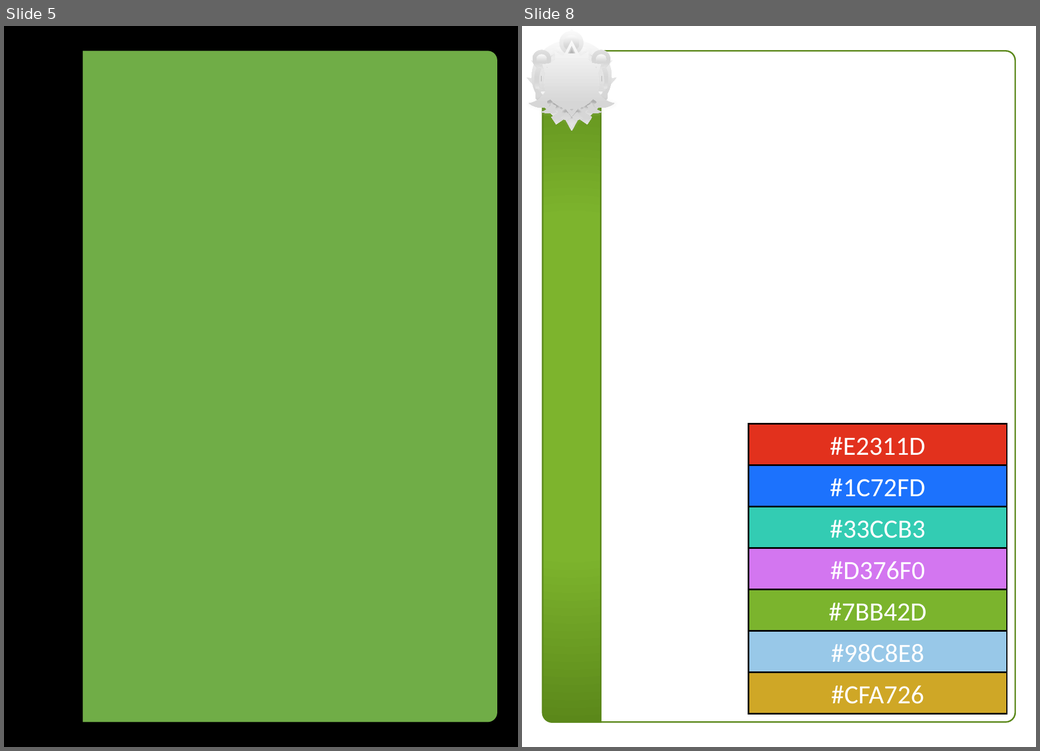
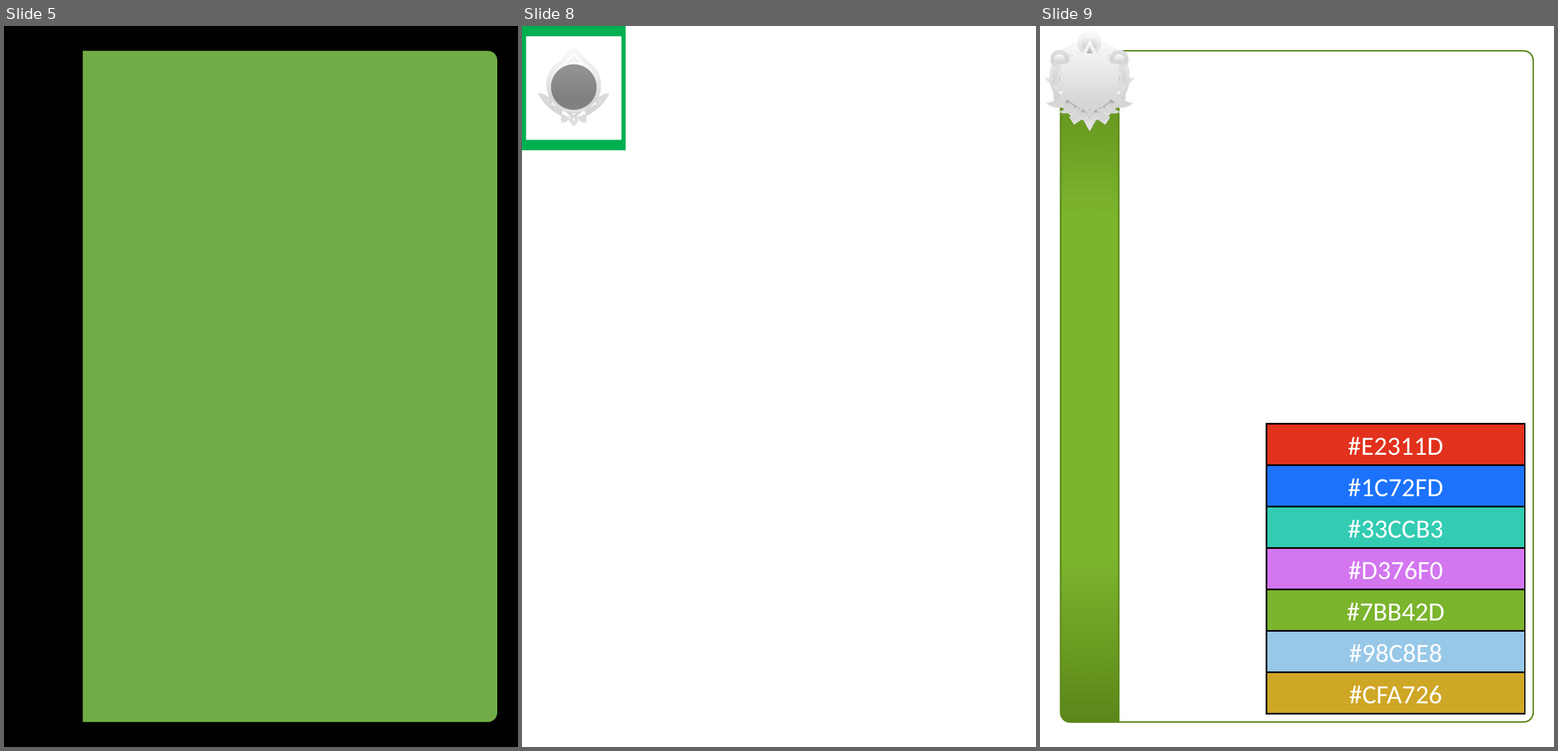
Before and after one commit to GK-23a/GK-EX, a slide deck: old_version/office实卡生成源文件/资源.pptx. Shown side by side, each under a label of ours: slides 5 and 8 before the commit, slides 5, 8 and 9 after it; the slides between them are not shown. The pictures are 1040x751 and 1558x751 pixels, drawn with LibreOffice and Linux fonts; fonts in the diff are those of the drawing. Boxes give left, top, right and bottom in pixels: in the first picture for what was removed or moved away, otherwise in the second. Text is boxed around its words. In the diff, an @@ line names an element or a change of style, - is before the commit and + after.

```diff
--- a/old_version/office实卡生成源文件/资源.pptx
+++ b/old_version/office实卡生成源文件/资源.pptx
@@ slide 8 added at <box>522,26,1036,747</box>, background #FFFFFF @@
@@ freeform shape added at <box>522,26,625,150</box>, fill #00B050 @@
@@ freeform shape added at <box>539,46,609,127</box>, fill gradient #FAFAFA to #D7D7D7 to #E4E4E4 @@
@@ ellipse added at <box>548,62,599,112</box>, fill gradient #FAFAFA to #D7D7D7 to #E4E4E4 @@
@@ ellipse added at <box>552,64,597,109</box>, fill #000000 at 40% opacity @@
@@ what was slide 8 is now slide 9 @@
```
Also in this commit, not shown: 1 slide changed, 1 other slide added, 1 other file.
